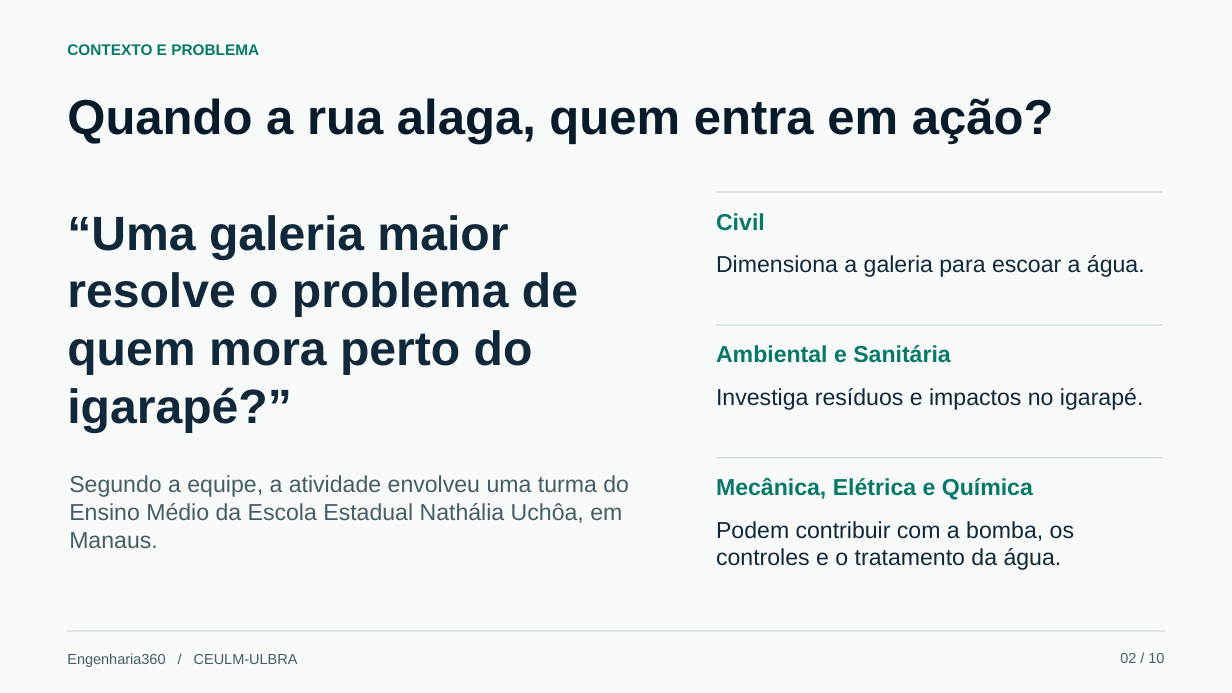
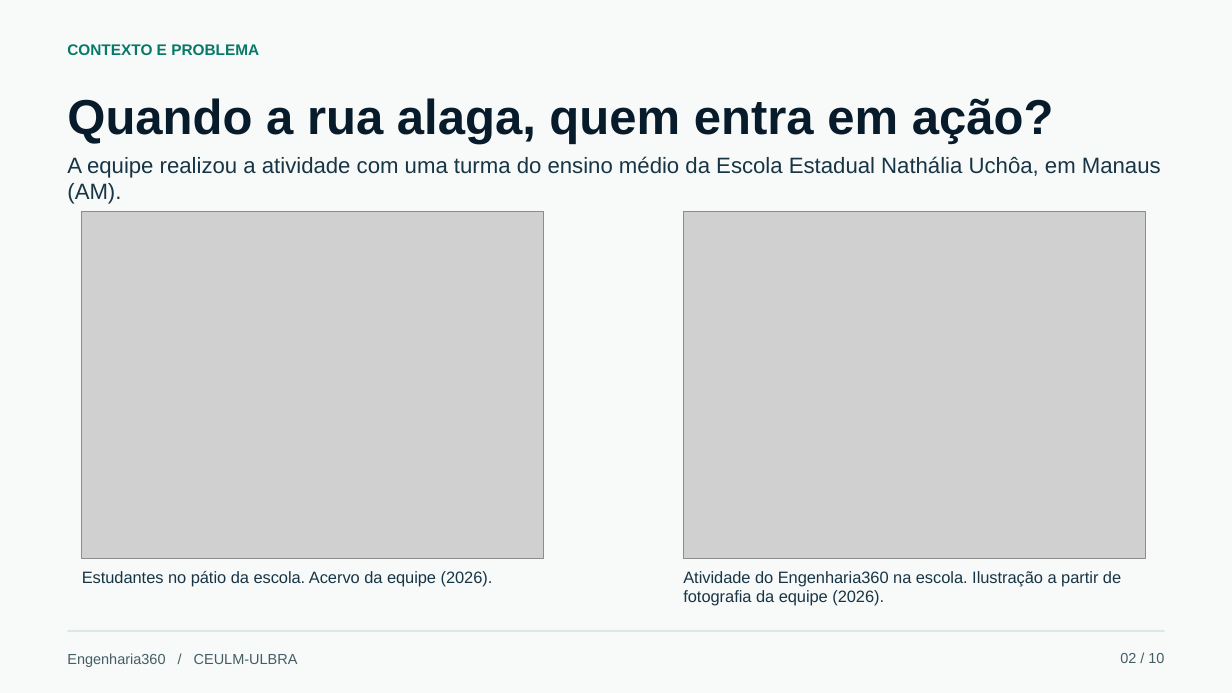
Before and after one commit to 4pv7dnwjf8-ship-it/Engenharia360, a slide deck: slide 2 of slides.pptx. Drawn at 1232x693 pixels with LibreOffice and Linux fonts; fonts in the diff are those of the drawing; grey boxes stand for pictures. Boxes give left, top, right and bottom in pixels: in the first picture for what was removed or moved away, otherwise in the second. Text is boxed around its words. In the diff, an @@ line names an element or a change of style, - is before the commit and + after.

```diff
--- a/slides.pptx
+++ b/slides.pptx
@@ text at [67,156,1161,204]: text changed; size 18 to 17.2 pt; text colour #455D65 to #183546 @@
-Segundo a equipe, a atividade envolveu uma turma do Ensino Médio da Escola Estadual Nathália Uchôa, em Manaus.
+A equipe realizou a atividade com uma turma do ensino médio da Escola Estadual Nathália Uchôa, em Manaus (AM).
@@ rectangle removed at [716,191,1163,192] @@
@@ text removed at [67,215,578,433] @@
-“Uma galeria maior resolve o problema de quem mora perto do igarapé?”
@@ picture added at [82,212,544,558] @@
@@ picture added at [684,212,1146,558] @@
@@ text removed at [716,213,765,231] @@
-Civil
@@ text removed at [716,255,1145,277] @@
-Dimensiona a galeria para escoar a água.
@@ rectangle removed at [716,324,1163,325] @@
@@ text removed at [716,345,951,363] @@
-Ambiental e Sanitária
@@ text removed at [716,388,1143,410] @@
-Investiga resíduos e impactos no igarapé.
@@ rectangle removed at [716,457,1163,458] @@
@@ text removed at [716,477,1033,500] @@
-Mecânica, Elétrica e Química
@@ text removed at [716,521,1074,570] @@
-Podem contribuir com a bomba, os controles e o tratamento da água.
@@ text added at [82,571,493,586], 12.8 pt, text #183546 @@
+Estudantes no pátio da escola. Acervo da equipe (2026).
@@ text added at [683,571,1121,606], 12.8 pt, text #183546 @@
+Atividade do Engenharia360 na escola. Ilustração a partir de fotografia da equipe (2026).
```
Also in this commit, not shown: 4 other slides changed, 13 other files.
